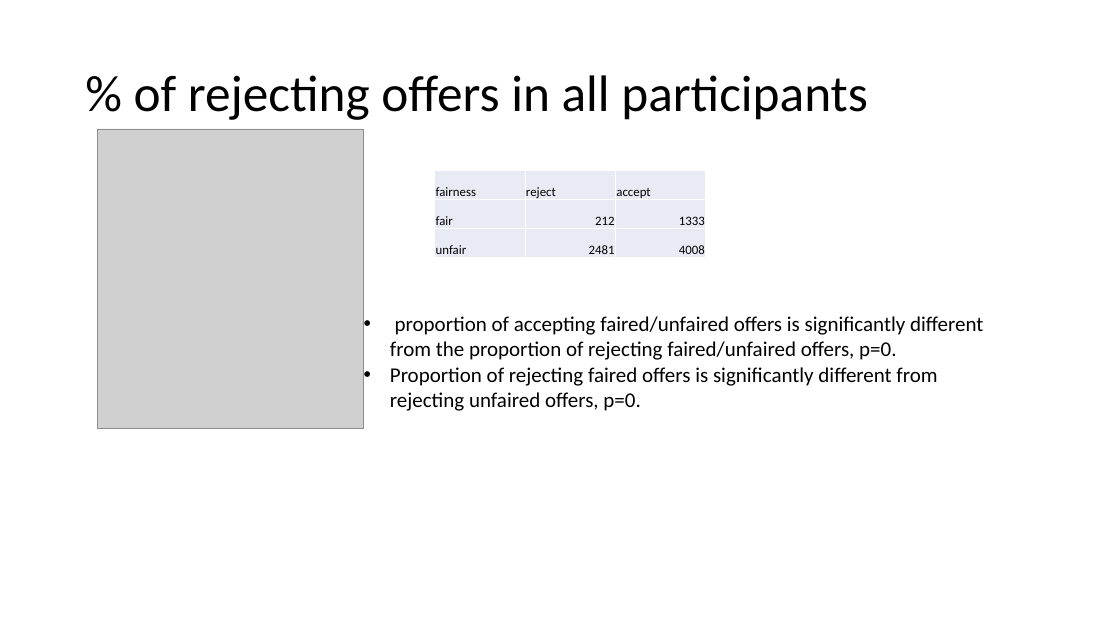
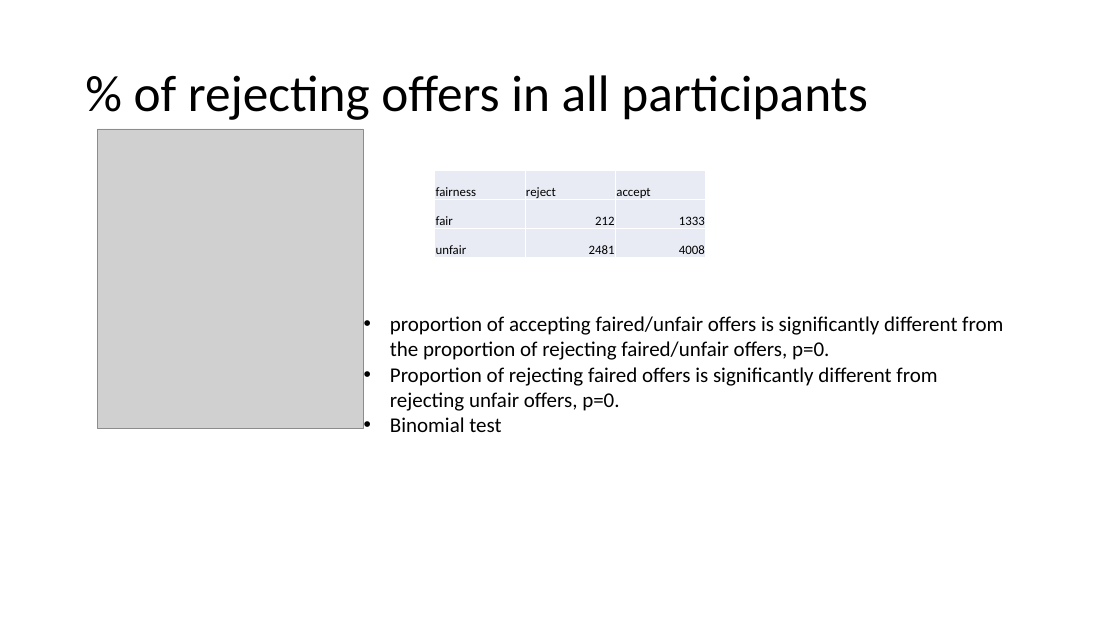
Before and after one commit to kezhangeco/Suicide_UG, a slide deck: slide 2 of UG_results.pptx. Drawn at 1120x630 pixels with LibreOffice and Linux fonts; fonts in the diff are those of the drawing; grey boxes stand for pictures. Boxes give left, top, right and bottom in pixels: in the first picture for what was removed or moved away, otherwise in the second. Text is boxed around its words. In the diff, an @@ line names an element or a change of style, - is before the commit and + after.

```diff
--- a/UG_results.pptx
+++ b/UG_results.pptx
@@ text at bbox=[390, 316, 1003, 432]: text changed @@
-• proportion of accepting faired/unfaired offers is significantly different from the proportion of rejecting faired/unfaired offers, p=0.
-• Proportion of rejecting faired offers is significantly different from rejecting unfaired offers, p=0.
+• proportion of accepting faired/unfair offers is significantly different from the proportion of rejecting faired/unfair offers, p=0.
+• Proportion of rejecting faired offers is significantly different from rejecting unfair offers, p=0.
+• Binomial test
```
Also in this commit, not shown: 1 other slide changed, 1 slide added, 3 other files.
